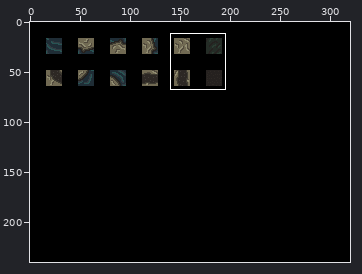
Two states of a pixel-art file, Tiles/LeonTiles/SpriteSheet/sprite sheet.aseprite. Above: a wide view before the commit, with the close-up outlined.
Close-up. Before:
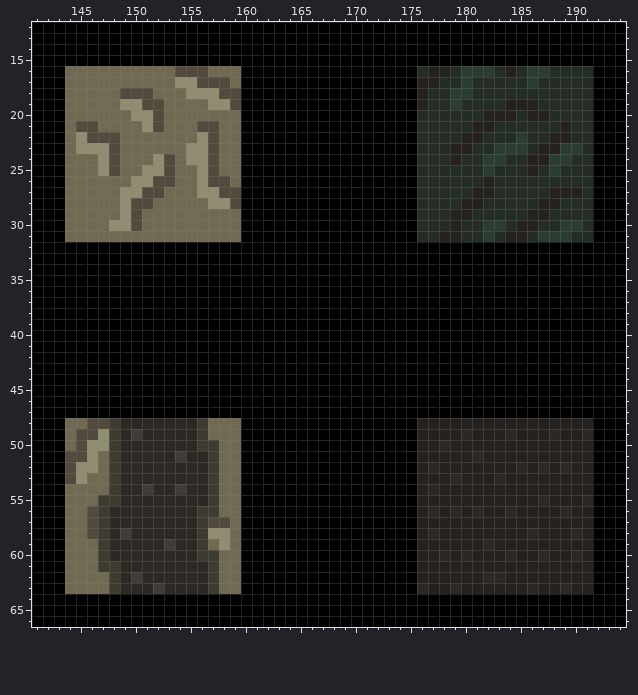
320x240 pixels, 1 frame. Colours within 5 levels of each other are drawn and written as one. Shown: x 141..194, y 12..66. The commit also changed other parts of the picture, which this record leaves out.
The result:
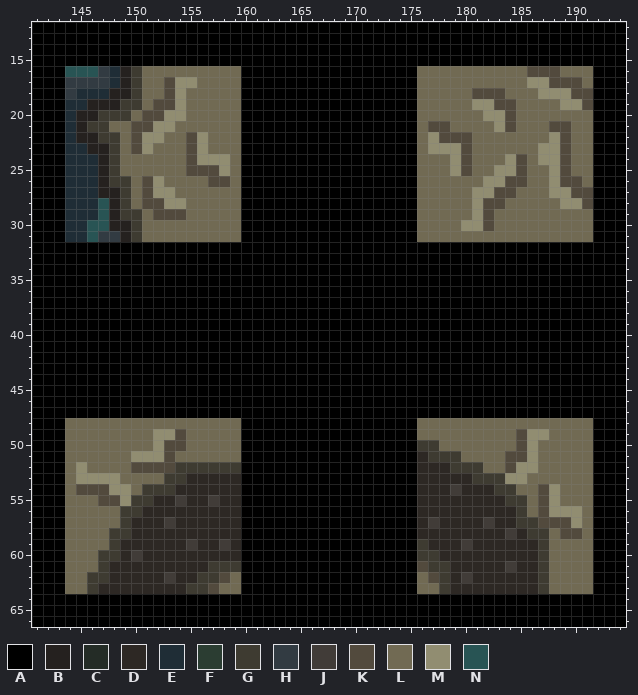
Palette (. is transparent): A #000000  B #25211f  C #242c26  D #2d2824  E #1f2d36  F #2b3d32  G #3e3b31  H #323b42  J #413c38  K #524a3d  L #716a53  M #918d71  N #285454
Edits made:
layer "Water Edge Vertical Right" added
layer "Path Corner Top Left" added
layer "Path Corner Top Right #2" added
Changed rows in their new state; - is an unchanged pixel.
first column x 144:
16 NNNHEBG---LLL-------------------LLLLLLLLLLKKKLLL
17 HHHHEBG--K--LLL-----------------LLLLLLLLLLMMKKKL
18 HEEEBBGL-KMLLLLL----------------LLLLLKKKLLLMMMKK
19 EEBBBGGL-KM--LLL----------------LLLLLMMKKLLLLMMK
20 EBBGGGLK-MM---------------------LLLLLLMMKLLLLLLL
21 EBGG--KKMM--LL------------------LKKLLLLMKLLLKKLL
22 EBBGG-KMM--K-L------------------LMKKKLLLLLLLMKLL
23 EEBBG-KM---K-L------------------LMMMKLLLLLLMMKLL
24 EEEBG---LL-K-MM-----------------LLLMKLLLMKLMMKLL
25 EEEBG--LLL-KK-M-----------------LLLMKLLMMKLLMKLL
26 EEEBGGLKML--L-------------------LLLLLLMMKKLLMKKL
27 EEEBBGL-MM--LLLL----------------LLLLLMMKKLLLMMKK
28 EEENBGL-KMM--LLL----------------LLLLLMKKLLLLLMMK
29 EEENBGG-KKK---------------------LLLLLMKLLLLLLLLL
30 EENNBBG-------------------------LLLLMMKLLLLLLLLL
31 EENHHBG-------------------------LLLLLLLLLLLLLLLL
first column x 144:
48 --LLLLLLLLLLL-------------------LLLLLLLLLLLLLLLL
49 -LLLLLLLMMKLL-------------------LLLLLLLLLKMMLLLL
50 -LLLLLLLMKKLLL------------------GGLLLLLLLKMLLLLL
51 LLL-LLMMMKLLLL------------------DGGGLLLLKKMLLLLL
52 L-L-LLKKKKGGG-GG----------------D-DGGGLLKMMLLLLL
53 L-MMMLLLLGG--DDD----------------DDD-DGGGMMLLLLLL
54 -KKKMMLGGGD--DDD----------------D-DJDDDGGLLKMLLL
55 ---KKMGG--J--JDD----------------DDDDDDDDGGLKMLLL
56 --LLLGG-----DDDD----------------D-D-D-DD-GLKMMML
57 --LLLG---J--DDDD----------------DJDDDDJDDGGKKKML
58 --LLGG------DDDD----------------D-DDDDDDJDGGLKKL
59 ---LG----D-JDDJD----------------GDDDJD-DDDDGLLLL
60 ----G-J-----DDDD----------------GG-D-DDD-DDGLLLL
61 ----D---------GG----------------KGGDDDDDJDDGLLLL
62 --GGD-D--J--G-K-----------------LKGDJD--DDDGLLLL
63 --GDD---D--GGK------------------LLG-DDDDDD-GLLLL
Boxes around the changes in both close-ups, in picture pixels (x1, y1, x2, y2):
changed: (65, 66, 241, 242)
changed: (417, 66, 593, 242)
changed: (65, 418, 241, 594)
changed: (417, 418, 593, 594)
